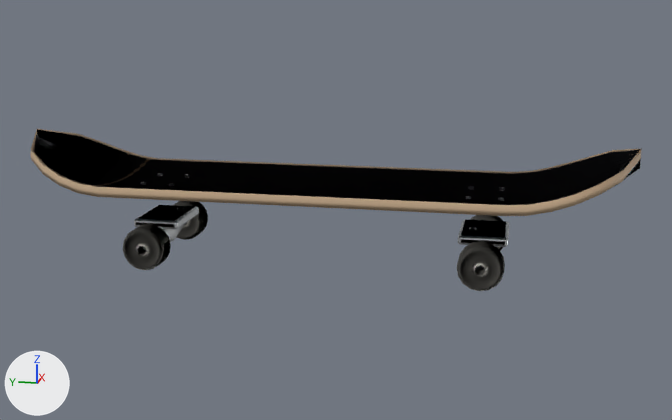
One commit to the glTF model assets/generated/authored/staged/hero-board.lod1.glb: the scene before it, then after it.
Camera for both pictures: a camera (50 mm lens) standing at (-1.172, -0.255, 0.271) and looking at (0.001, -0.021, -0.022). The lights are fixed; the arrows at lower left show +X, +Y and +Z. The first picture is the older version. Where no turn or scale is listed for an object, it has been applied to the vertices. Vertices at exactly the same position are counted once.

Before the edit, the objects in view are built like this:
```python
ob_deck = bpy.data.objects.new('Deck', me_deck)
ob_deck.location = (0.0, 0.0, 0.034)
ob_griptape = bpy.data.objects.new('GripTape', me_griptape)
ob_griptape.location = (0.0, 0.0, 0.04)
ob_hardware_bolts = bpy.data.objects.new('Hardware_Bolts', me_hardware_bolts)
ob_hardware_bolts.location = (0.0, 0.0, 0.009)
ob_truck_f = bpy.data.objects.new('Truck_F', me_truck_f)
ob_truck_f.location = (0.0, -0.215, -0.055)
ob_truck_f.rotation_euler = (0.0, 0.0, 3.142)  # degrees (0, 0, 180)
ob_truck_f.scale = (0.075, 0.075, 0.075)
ob_truck_r = bpy.data.objects.new('Truck_R', me_truck_f)
ob_truck_r.location = (0.0, 0.215, -0.055)
ob_truck_r.scale = (0.075, 0.075, 0.075)
ob_wheel_fl = bpy.data.objects.new('Wheel_FL', me_wheel_fr)
ob_wheel_fl.location = (-0.075, -0.215, -0.065)
ob_wheel_fl.scale = (0.0285, 0.0285, 0.0285)
ob_wheel_rl = bpy.data.objects.new('Wheel_RL', me_wheel_fr)
ob_wheel_rl.location = (-0.075, 0.215, -0.065)
ob_wheel_rl.scale = (0.0285, 0.0285, 0.0285)
ob_wheel_rr = bpy.data.objects.new('Wheel_RR', me_wheel_fr)
ob_wheel_rr.location = (0.075, 0.215, -0.065)
ob_wheel_rr.scale = (0.0285, 0.0285, 0.0285)
```
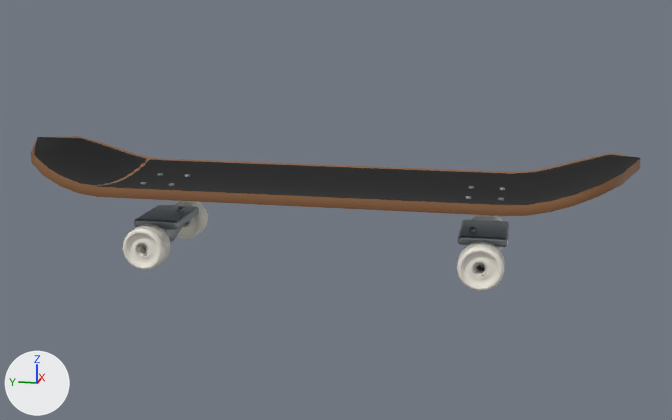
Where the newer file only moved an object's origin or applied its transform, the numbers keep the older frame.

Where the change shows, as pixel boxes [x1, y1, x2, y2] in the pictures (672 x 420 px; the box of a moved part takes in the faces that stretch with it):
'GripTape', recoloured, reshaped (dark grey to black, 9% shorter): before [34, 130, 641, 205]; after [34, 137, 640, 205]
'Deck', recoloured, reshaped (beige to brown, 8% shorter): before [31, 129, 642, 216]; after [31, 136, 641, 216]
'Truck_R', recoloured: [134, 205, 199, 250] in both
'Truck_F', recoloured: [458, 219, 509, 271] in both
'Hardware_Bolts', recoloured: [140, 173, 505, 201] in both
part 1 of me_deck, moved or reshaped: before [31, 129, 122, 185]; after [31, 136, 122, 185]
part 2 of me_deck, moved or reshaped: before [569, 148, 642, 205]; after [569, 153, 641, 205]
part 3 of me_griptape, moved or reshaped: before [34, 130, 128, 179]; after [34, 137, 128, 179]
part 4 of me_griptape, moved or reshaped: before [559, 149, 641, 194]; after [559, 155, 640, 197]
part 5 of me_truck_f, moved or reshaped (mostly hidden): [175, 207, 476, 231] in both
part 6 of me_truck_f, moved or reshaped: [136, 205, 509, 247] in both
part 7 of me_truck_f, moved or reshaped (mostly hidden): [134, 220, 174, 229] in both
part 8 of me_wheel_fr, moved or reshaped: [123, 201, 505, 291] in both

What the commit changed:
Material 'deckWood' (mat_deckwood) changes colour from beige #ceb190 to brown #8a5f3c; in linear values from (0.62, 0.44, 0.28) to (0.254, 0.114, 0.0452).
Material 'grip' (mat_grip) changes colour from dark grey #303035 to black #0f0f10; in linear values from (0.03, 0.03, 0.035) to (0.00478, 0.00478, 0.00518).
Material 'truckMetal' (mat_truckmetal) changes colour from light grey #d4d7da to grey #9aa0a6; in linear values from (0.66, 0.68, 0.7) to (0.323, 0.352, 0.381).
me_deck is used by ob_deck; location (0.0, 0.0, 0.034).
me_deck had 722 vertices, 1440 faces and spanned x -0.101..0.101, y -0.4..0.4, z -0.04..0.04.
me_deck now has 702 vertices, 1400 faces and spans x -0.101..0.101, y -0.4..0.4, z -0.04..0.028.
me_deck part 1: 10 vertices moved from x -0.09..0.09, y 0.347, z -0.009..0.009 to x -0.09..0.09, y 0.347, z -0.01..0.007; 31 vertices removed from x -0.069..0.069, y 0.373..0.4, z -0.001..0.04; 21 vertices added at x -0.069..0.069, y 0.373..0.4, z -0.002..0.021.
me_deck part 2: 14 vertices moved from x -0.09..0.09, y -0.373..-0.347, z -0.005..0.015 to x -0.09..0.09, y -0.373..-0.347, z -0.006..0.015; 25 vertices removed from x -0.069..0.069, y -0.4..-0.373, z 0.005..0.04; 15 vertices added at x -0.069..0.069, y -0.4..-0.373, z 0.003..0.021.
me_griptape is used by ob_griptape; location (0.0, 0.0, 0.04).
me_griptape had 235 vertices, 416 faces and spanned x -0.093..0.093, y -0.4..0.4, z -0.033..0.033.
me_griptape now has 227 vertices, 400 faces and spans x -0.093..0.093, y -0.4..0.4, z -0.033..0.022.
me_griptape part 3: 2 vertices moved within x -0.086..0.086, y 0.338, z -0.003; 10 vertices removed from x -0.067..0.067, y 0.369..0.4, z 0.006..0.033; 6 vertices added at x -0.067..0.067, y 0.369, z 0.005..0.01.
me_griptape part 4: 2 vertices moved within x -0.086..0.086, y -0.338, z 0.001; 10 vertices removed from x -0.067..0.067, y -0.4..-0.369, z 0.008..0.033; 6 vertices added at x -0.067..0.067, y -0.369, z 0.007..0.013.
me_truck_f has 378 vertices, 732 faces and spans x -1.0..1.0, y -0.41..0.41, z -0.32..0.32.
me_truck_f is used by ob_truck_f; location (0.0, -0.215, -0.055); rotation (0.0, 0.0, 3.142), in degrees (0, 0, 180); scale (0.075, 0.075, 0.075).
me_truck_f part 5: 138 of 378 vertices moved; they spanned x -0.19..0.26, y -0.24..0.21, z -0.12..0.32 and now span x -0.19..0.26, y -0.24..0.21, z -0.12..0.32; mean shift (0.0, 0.0, 0.0); largest move (0.14, -0.11, 0.25) -> (-0.17, -0.06, -0.05).
me_truck_f part 6: 6 of 378 vertices moved; they spanned x 0.55..0.6, y -0.36..0.36, z 0.08..0.24 and now span x 0.55..0.6, y -0.36..0.36, z 0.08..0.24; mean shift (0.0, 0.0, 0.0); largest move (0.55, 0.36, 0.24) -> (0.55, -0.36, 0.24).
me_truck_f part 7: 2 of 378 vertices moved; they spanned x -0.6, y 0.36, z 0.13..0.19 and now span x -0.6, y 0.36, z 0.13..0.19; mean shift (0.0, 0.0, 0.0); largest move (-0.6, 0.36, 0.13) -> (-0.6, 0.36, 0.19).
me_wheel_fr has 224 vertices, 448 faces and spans x -0.58..0.58, y -1.0..1.0, z -1.0..1.0.
me_wheel_fr is used by ob_wheel_fr; location (0.075, -0.215, -0.065); scale (0.0285, 0.0285, 0.0285).
me_wheel_fr part 8: 220 of 224 vertices moved; they spanned x -0.58..0.58, y -1.0..1.0, z -1.0..1.0 and now span x -0.58..0.58, y -1.0..1.0, z -1.0..1.0; mean shift (0.0, 0.0, 0.0); largest move (-0.58, 0.08, 0.19) -> (0.58, 0.08, 0.19).
